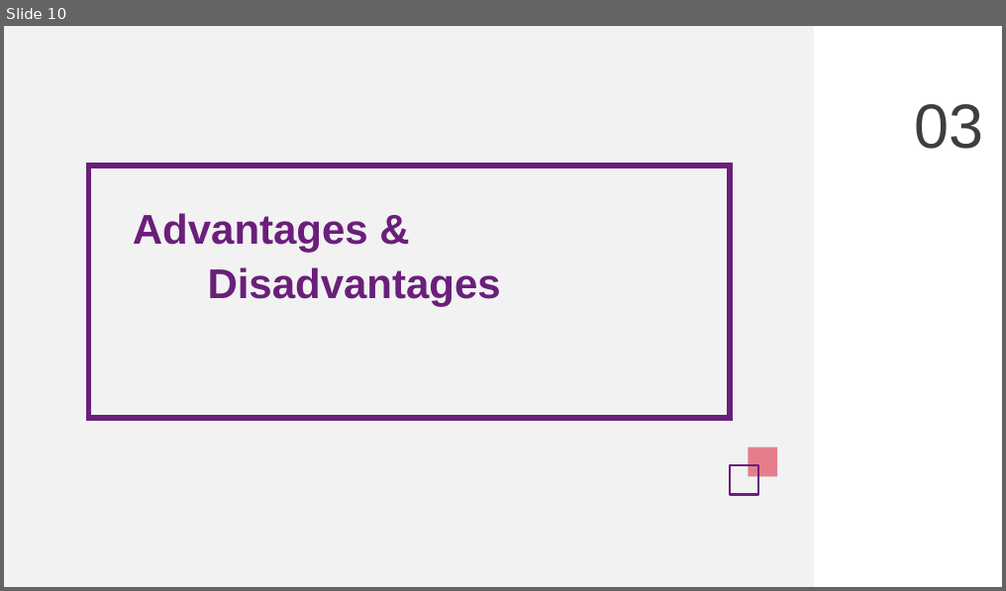
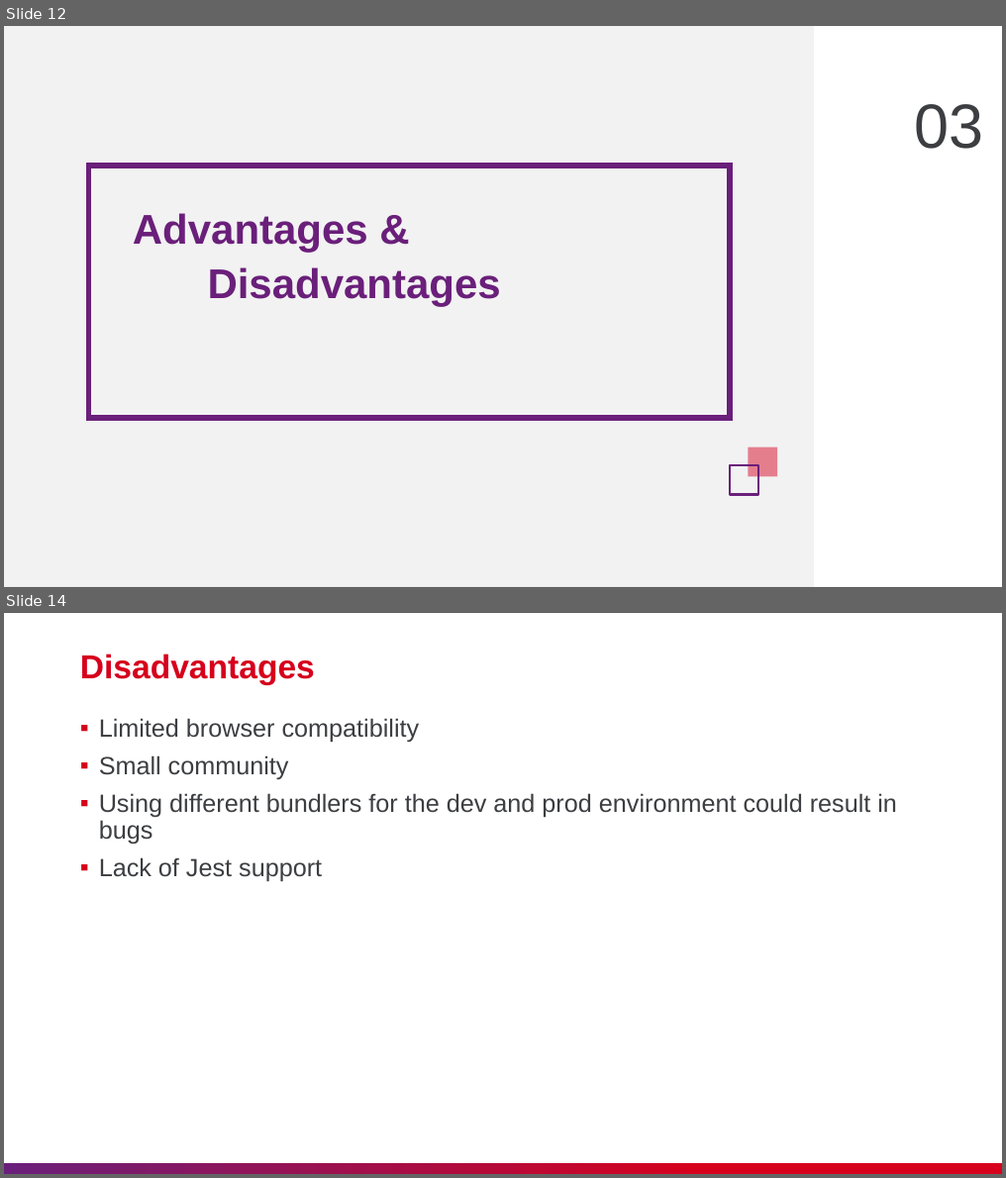
Before and after one commit to nashtech-garage/nodejs-vite-js_load_test, a slide deck: vite/slide/NT_Vitejs.pptx. Shown one above the other, each under a label of ours: slide 10 before the commit, slides 12 and 14 after it; the slides between them are not shown. The pictures are 1006x591 and 1006x1178 pixels, drawn with LibreOffice and Linux fonts; fonts in the diff are those of the drawing. Boxes give left, top, right and bottom in pixels: in the first picture for what was removed or moved away, otherwise in the second. Text is boxed around its words. In the diff, an @@ line names an element or a change of style, - is before the commit and + after.

```diff
--- a/vite/slide/NT_Vitejs.pptx
+++ b/vite/slide/NT_Vitejs.pptx
@@ slide 14 added at (x1=4, y1=613, x2=1002, y2=1174), background #FFFFFF @@
@@ title added at (x1=80, y1=654, x2=315, y2=685), 32 pt, text #D6001C, bold @@
+Disadvantages
@@ text added at (x1=99, y1=718, x2=897, y2=881), 24 pt, text #3C3E41 @@
+▪ Limited browser compatibility
+▪ Small community
+▪ Using different bundlers for the dev and prod environment could result in bugs
+▪ Lack of Jest support
@@ rectangle added at (x1=4, y1=1163, x2=1002, y2=1174), fill gradient #6A1F7A to #D6001C @@
@@ what was slide 10 is now slide 12 @@
```
Also in this commit, not shown: 1 slide changed, 10 other slides added, 4 other files.
